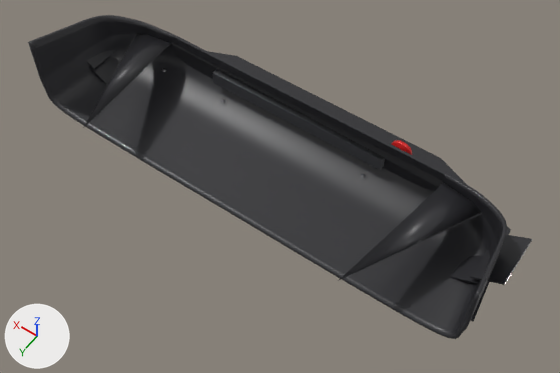
The glTF model car-model/out/FrontBumper_Race.glb as it was, and as the next commit left it.
Camera for both pictures: a camera (50 mm lens) standing at (-1.166, -0.396, 2.587) and looking at (-0.09, -1.902, 0.221). The axes (+X, +Y, +Z) are drawn at lower left. The lights are the same throughout. The older version comes first. Where no turn or scale is listed for an object, it has been applied to the vertices. Vertices at exactly the same position are counted once.

Names of what the first picture shows: 'FrontBumper_Race'.
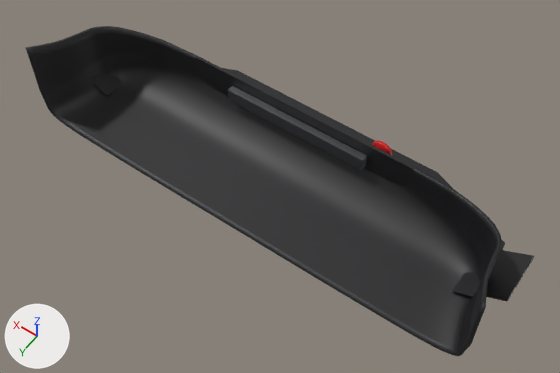
Where the change shows, as pixel boxes (x1, y1, x2, y2) in the pictures (560 x 373 px; the box of a moved part takes in the faces that stretch with it):
'FrontBumper_Race', reshaped
    before: (28, 15, 532, 339)
    after: (25, 26, 534, 356)
part 1 of me_frontbumper_race, moved or reshaped
    before: (208, 51, 511, 321)
    after: (223, 68, 505, 251)
part 2 of me_frontbumper_race, moved or reshaped
    before: (451, 255, 482, 284)
    after: (452, 272, 487, 298)
part 3 of me_frontbumper_race, moved or reshaped
    before: (470, 235, 532, 285)
    after: (473, 250, 534, 302)
part 4 of me_frontbumper_race, moved or reshaped
    before: (88, 57, 119, 85)
    after: (93, 74, 122, 96)
part 5 of me_frontbumper_race, moved or reshaped (mostly hidden)
    before: (86, 50, 117, 69)
    after: (91, 72, 101, 80)
part 6 of me_frontbumper_race, moved or reshaped
    before: (213, 69, 385, 170)
    after: (228, 86, 367, 170)
part 7 of me_frontbumper_race, moved or reshaped
    before: (391, 140, 412, 155)
    after: (372, 141, 392, 155)
part 8 of me_frontbumper_race, moved or reshaped
    before: (28, 15, 507, 339)
    after: (25, 26, 502, 356)

The change, as a diff of the scene's bpy script:
```diff
--- a/car-model/out/FrontBumper_Race.glb.py
+++ b/car-model/out/FrontBumper_Race.glb.py
@@ me_frontbumper_race @@
 # used by ob_frontbumper_race; location = (0.0, 0.0, 0.0)
-me_frontbumper_race.from_pydata(...)  # 2836 vertices, 5612 faces; spans x -1.0..1.0, y -2.42..-1.56, z 0.17..0.56
+me_frontbumper_race.from_pydata(...)  # 2836 vertices, 5612 faces; spans x -1.03..1.03, y -2.42..-1.7, z 0.08..0.51
+# me_frontbumper_race part 1: the loose piece of 12 vertices spanning x -0.96..0.96, y -2.42..-1.84, z 0.17..0.19 is moved by (0.0, 0.0, -0.09)
+# me_frontbumper_race part 2: the loose piece of 8 vertices spanning x -0.94..-0.82, y -2.13..-1.91, z 0.24..0.3 is moved by (-0.02, 0.0, -0.08)
+# me_frontbumper_race part 3: the loose piece of 8 vertices spanning x -1.0..-0.88, y -2.13..-1.91, z 0.3..0.36 is moved by (-0.03, 0.0, -0.08)
+# me_frontbumper_race part 4: the loose piece of 8 vertices spanning x 0.82..0.94, y -2.13..-1.91, z 0.24..0.3 is moved by (0.02, 0.0, -0.08)
+# me_frontbumper_race part 5: the loose piece of 8 vertices spanning x 0.88..1.0, y -2.13..-1.91, z 0.3..0.36 is moved by (0.03, 0.0, -0.08)
+# me_frontbumper_race part 6: the loose piece of 8 vertices spanning x -0.4..0.4, y -2.15..-2.12, z 0.33..0.39 is scaled about its middle by (0.811, 1, 1.01), then moved by (0.0, 0.0, -0.06)
+# me_frontbumper_race part 7: the loose piece of 40 vertices spanning x -0.47..-0.38, y -2.24..-2.22, z 0.3..0.39 is moved by (0.08, 0.0, -0.06)
+# me_frontbumper_race part 8: 2640 of 2836 vertices moved; they spanned x -0.97..0.97, y -2.16..-1.56, z 0.2..0.56 and now span x -1.0..1.0, y -2.16..-1.7, z 0.11..0.51; mean shift (0.0, 0.0, -0.08); largest move (0.56, -1.56, 0.44) -> (0.68, -2.13, 0.32)
+# other edits to the shape of me_frontbumper_race do not show in these pictures
 me_frontbumper_race.materials.append(mat_carbon)
```
